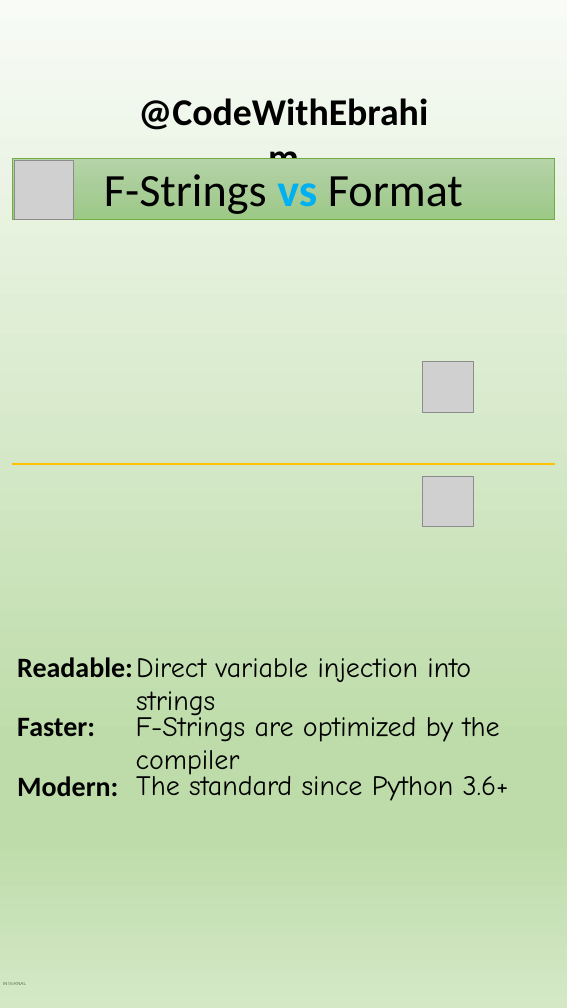
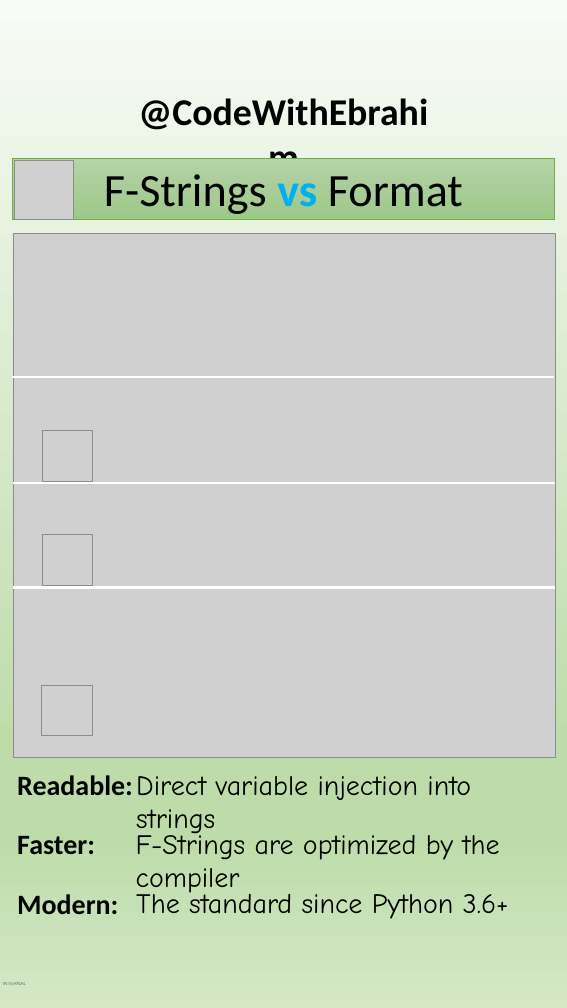
Before and after one commit to ebrahimsalehi1/python_codes, a slide deck: slide 17 of assets/get-ready.pptx. Drawn at 567x1008 pixels with LibreOffice and Linux fonts; fonts in the diff are those of the drawing; grey boxes stand for pictures; background and template pictures are left out. Boxes give left, top, right and bottom in pixels: in the first picture for what was removed or moved away, otherwise in the second. Text is boxed around its words. In the diff, an @@ line names an element or a change of style, - is before the commit and + after.

```diff
--- a/assets/get-ready.pptx
+++ b/assets/get-ready.pptx
@@ picture added at [13,233,555,757] @@
@@ line added from (12, 377) to (554, 377), #FFFFFF 3 pt @@
@@ picture: place and size @@
-picture at [423,361,473,412]
+picture at [42,430,93,481]
@@ line moved from (12, 464) - (554, 464) to (13, 483) - (555, 483) @@
@@ line (13, 483) - (555, 483): stroke #FFC000 3 pt to #FFFFFF 3 pt @@
@@ picture added at [42,535,93,585] @@
@@ line added from (13, 588) to (555, 588), #FFFFFF 3 pt @@
@@ picture: place and size @@
-picture at [423,476,473,527]
+picture at [41,685,92,735]
@@ 6 texts: place and size @@
-6 texts at [17,657,509,801]
+6 texts at [17,775,509,919]
```
Also in this commit, not shown: 1 other slide changed, 6 other files.
